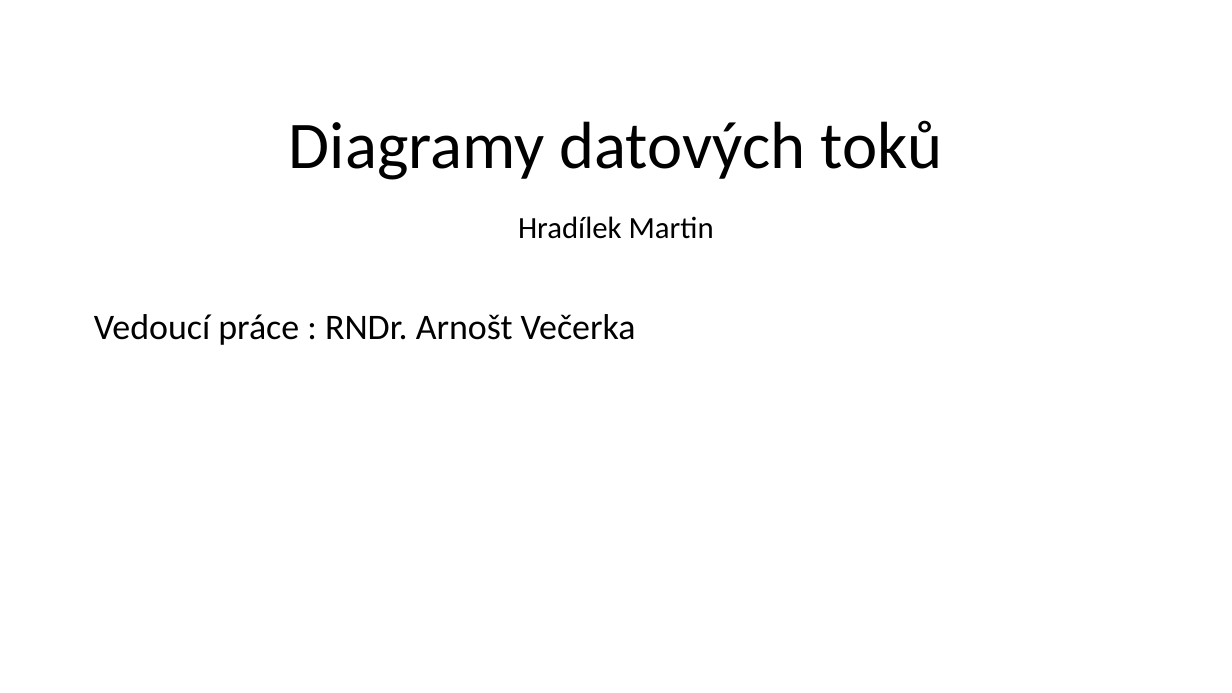
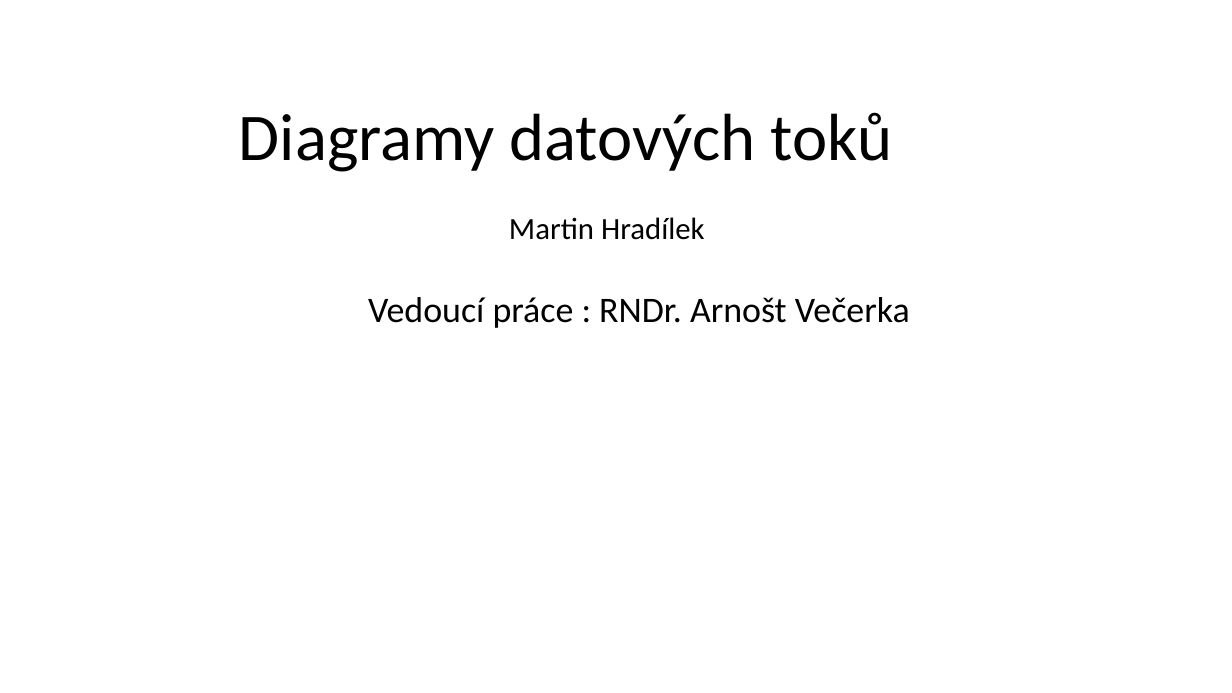
Before and after one commit to hradma10/6.semestr, a slide deck: slide 1 of SBP/Prezentace SBP Hradílek.pptx. Drawn at 1232x693 pixels with LibreOffice and Linux fonts; fonts in the diff are those of the drawing. Boxes give left, top, right and bottom in pixels: in the first picture for what was removed or moved away, otherwise in the second. Text is boxed around its words. In the diff, an @@ line names an element or a change of style, - is before the commit and + after.

```diff
--- a/SBP/Prezentace SBP Hradílek.pptx
+++ b/SBP/Prezentace SBP Hradílek.pptx
@@ title "Diagramy datových toků": place and size @@
-title "Diagramy datových toků" at [289, 120, 942, 180]
+title "Diagramy datových toků" at [239, 112, 892, 172]
@@ title "Diagramy datových toků" at [239, 112, 892, 172]: alignment centre to left @@
@@ subtitle at [509, 217, 705, 240]: text changed @@
-Hradílek Martin
+Martin Hradílek
@@ text "Vedoucí práce : RNDr. Arnošt ...": place and size @@
-text "Vedoucí práce : RNDr. Arnošt ..." at [94, 314, 636, 345]
+text "Vedoucí práce : RNDr. Arnošt ..." at [368, 297, 910, 328]
```
Also in this commit, not shown: 1 slide added, 1 slide removed.
